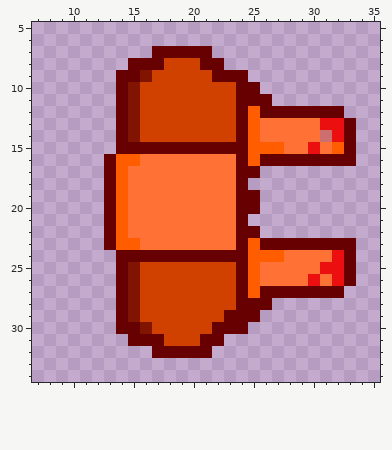
Pixel-art sprite: assets/textures/persons/tuzemec-damage.png. Above, as it was before the edit.
The file is 40x40 pixels. Colours within 5 levels of each other are drawn and written as one. Shown: x 7..35, y 5..34.
The same view after the edit:
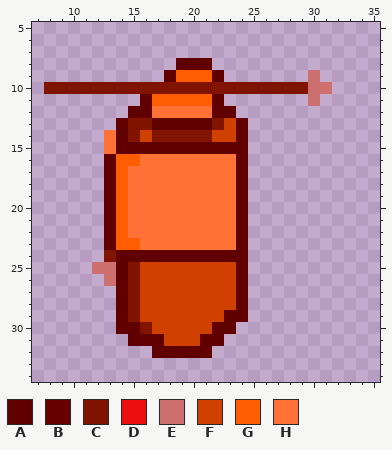
Palette (. is transparent): A #600000  B #670000  C #801400  D #eb0f0f  E #ce6f6f  F #d04100  G #ff5d00  H #ff7134
The exact change:
Colour A replaces colour B in row 8 at x 21; in row 9 at x 22; in rows 13 to 14 at x 14 and 24; in row 15 at x 14 to 24; in rows 16 to 23 at x 13 and 24; in row 24 at x 14 to 24.
Colour A replaces colour B in rows 25 to 28 at x 14 and 24; in row 29 at x 14 and 23 to 24; in row 30 at x 14 to 15 and 22 to 23; in row 31 at x 15 to 17 and 21 to 22; in row 32 at x 17 to 21.
Colour A replaces colour C in row 12 at x 15.
Colour A replaces colour F in row 8 at x 19 to 20; in row 9 at x 18; in row 11 at x 16 and 22; in row 12 at x 16 and 22 to 23; in row 13 at x 17 to 21.
Colour C is added in row 10 at x 8 to 13 and 26 to 29; in row 24 at x 13.
Colour C replaces colour B in row 10 at x 14 and 24 to 25.
Colour C replaces colour F in row 10 at x 16 to 23; in row 13 at x 16 and 22; in row 14 at x 17 to 21.
Colour E is added in row 9 at x 30; in row 10 at x 30 to 31; in row 11 at x 30; in row 25 at x 12 to 13; in row 26 at x 13.
Colour G replaces colour F in row 9 at x 19 to 21; in row 11 at x 17 to 21.
Colour H is added in rows 14 to 15 at x 13.
Colour H replaces colour F in row 12 at x 17 to 21.
Colour B is gone in row 7 at x 17 to 21; in row 8 at x 15 to 17 and 22; in row 9 at x 14 to 15 and 23 to 24; in row 11 at x 14 and 24 to 26; in row 12 at x 14, 24 and 26 to 32; in rows 13 to 15 at x 33.
Colour B is gone in row 16 at x 26 to 33; in row 17 at x 25; in rows 19 to 20 at x 25; in row 22 at x 25; in row 23 at x 26 to 33; in rows 24 to 26 at x 33.
Colour B is gone in row 27 at x 26 to 32; in row 28 at x 25 to 26; in row 29 at x 25; in row 30 at x 24.
Colour C is gone in row 9 at x 16; in row 11 at x 15.
Colour D is gone in row 13 at x 31 to 32; in row 14 at x 32; in row 15 at x 30; in row 24 at x 32; in row 25 at x 31 to 32; in row 26 at x 30 and 32.
Colour E is gone in row 14 at x 31.
Colour F is gone in row 8 at x 18; in row 9 at x 17; in row 11 at x 23.
Colour G is gone in rows 12 to 14 at x 25; in row 15 at x 25 to 27 and 32; in row 16 at x 25; in row 23 at x 25; in row 24 at x 25 to 27; in rows 25 to 27 at x 25.
Colour H is gone in rows 13 to 14 at x 26 to 30; in row 15 at x 28 to 29 and 31; in row 24 at x 28 to 31; in row 25 at x 26 to 30; in row 26 at x 26 to 29 and 31.
Pixel boxes of the changes (left, top, right, bottom) in both pictures:
changed: (44, 46, 356, 358)
